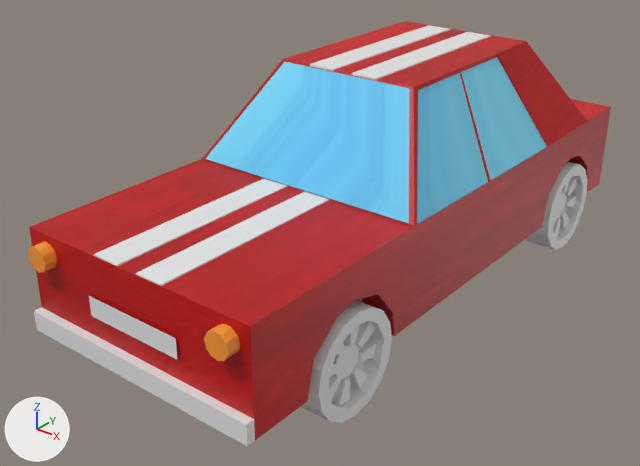
The glTF model models/voiture_gltf/voiture.gltf, before and after one commit.
Before and after are seen from a camera (50 mm lens) standing at (6.13, -8.19, 4.66) and looking at (-0.3, -0.15, -0.32). Lighting does not change. The marker at lower left points along +X, +Y and +Z. Where no turn or scale is listed for an object, it has been applied to the vertices.

In view in the first picture: 'bande_avant_droite', 'bande_avant_gauche', 'bande_toit_droite', 'bande_toit_gauche', 'bas_de_caisse', 'carrosserie', 'fenetre _gauche _arrière', 'fenetre _gauche _avant', 'immat_avant', 'parebrise', 'roue_arriere_gauche', 'roues_avant_gauche'.
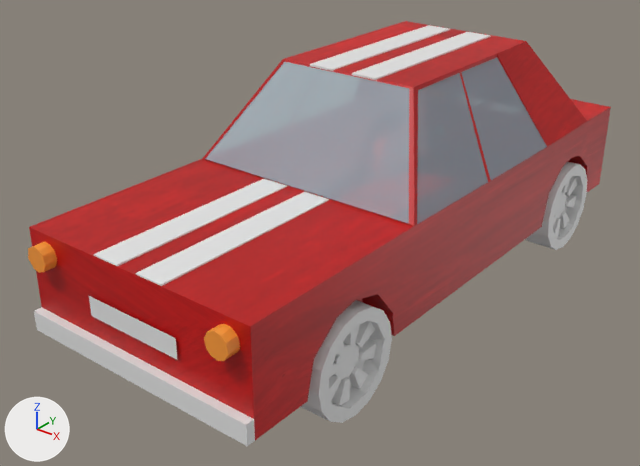
Boxes [x1, y1, x2, y2] around the edits, measured in the pictures (640 x 466 px):
'parebrise', surface changed
    both: [205, 62, 409, 224]
'fenetre _gauche _avant', surface changed
    both: [417, 73, 488, 224]
'fenetre _gauche _arrière', surface changed
    both: [461, 57, 547, 180]

Patch to the scene script:
```diff
--- a/models/voiture_gltf/voiture.gltf.py
+++ b/models/voiture_gltf/voiture.gltf.py
@@ img_bleu_transparent @@
+img_bleu_transparent = load_image('bleu_transparent', 'textures/bleu_transparent.png', 512, 512, 'sRGB')
@@ mat_bleu @@
 mat_bleu = principled_material('bleu')
-mat_bleu.texture = img_bleu
+mat_bleu.texture = img_bleu_transparent  # with its transparency
```
